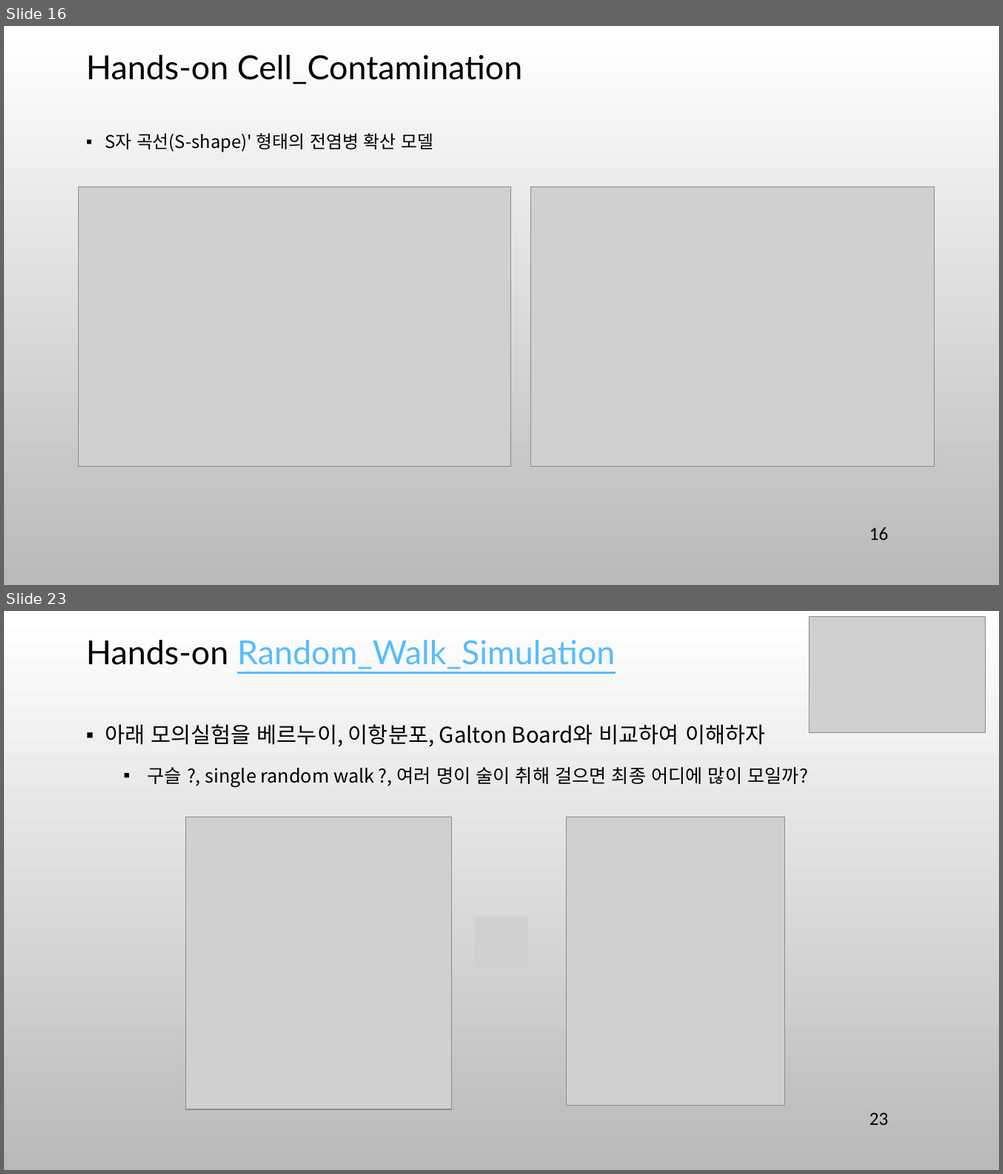
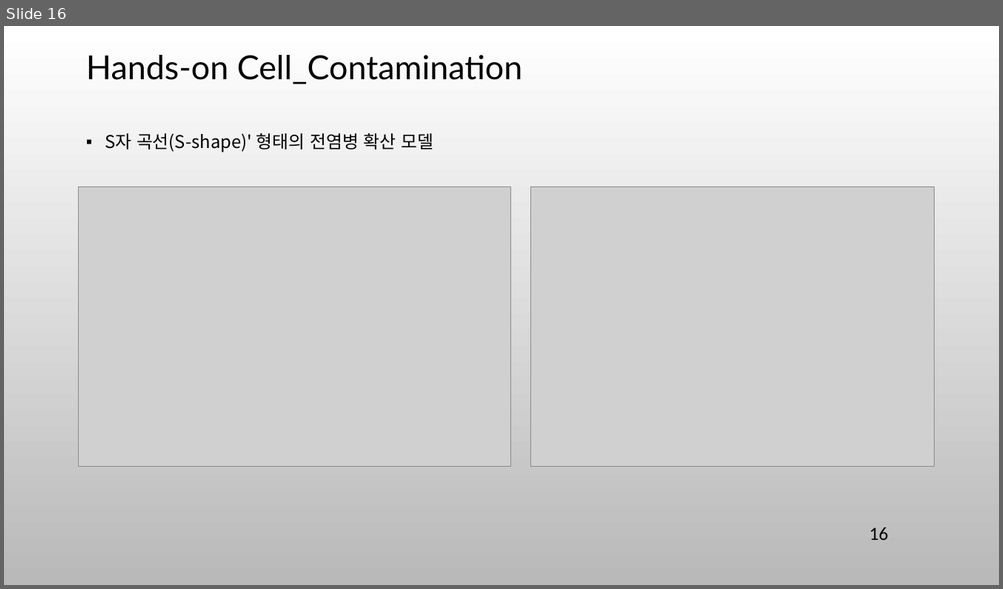
Before and after one commit to ancestor9/mathematics-for-machine-learning, a slide deck: 9_Modeling & Simulation.pptx. Shown one above the other, each under a label of ours: slides 16 and 23 before the commit, slide 16 after it; the slides between them are not shown. The pictures are 1003x1174 and 1003x589 pixels, drawn with LibreOffice and Linux fonts; fonts in the diff are those of the drawing; grey boxes stand for pictures; background and template pictures are left out. Boxes give left, top, right and bottom in pixels: in the first picture for what was removed or moved away, otherwise in the second. Text is boxed around its words. In the diff, an @@ line names an element or a change of style, - is before the commit and + after.

```diff
--- a/9_Modeling & Simulation.pptx
+++ b/9_Modeling & Simulation.pptx
@@ slide 23 removed at [4,611,999,1170], background picture (left out) @@
@@ picture removed at [809,616,984,732] @@
@@ title removed at [86,640,614,669] @@
-Hands-on Random_Walk_Simulation
@@ text removed at [105,724,808,787] @@
-▪ 아래 모의실험을 베르누이, 이항분포, Galton Board와 비교하여 이해하자
-  ▪ 구슬 ?, single random walk ?, 여러 명이 술이 취해 걸으면 최종 어디에 많이 모일까?
@@ picture removed at [185,817,452,1111] @@
@@ picture removed at [566,817,785,1105] @@
@@ picture removed at [475,917,528,971] @@
@@ page number removed at [869,1113,888,1125] @@
-23
```
Also in this commit, not shown: 15 other slides removed.
